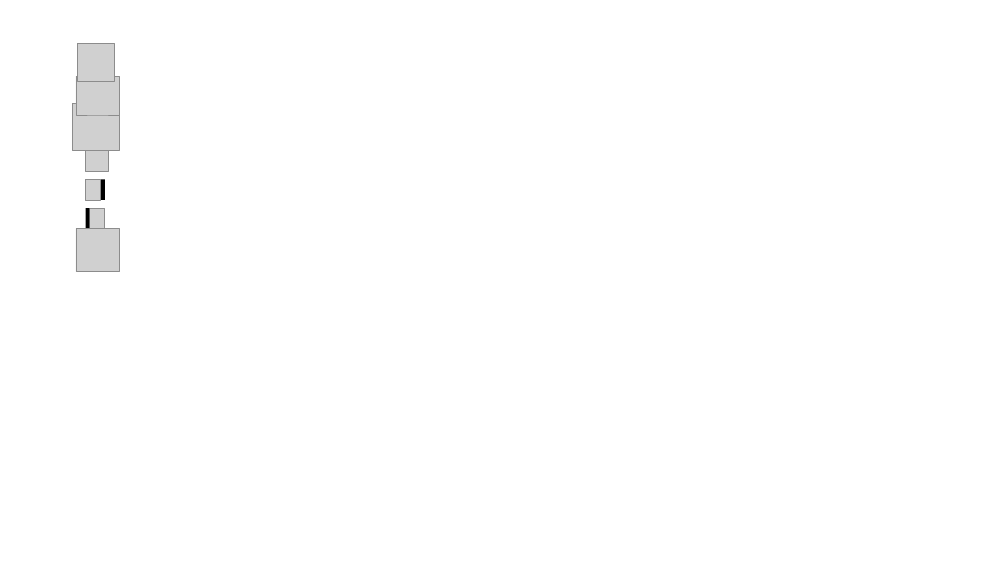
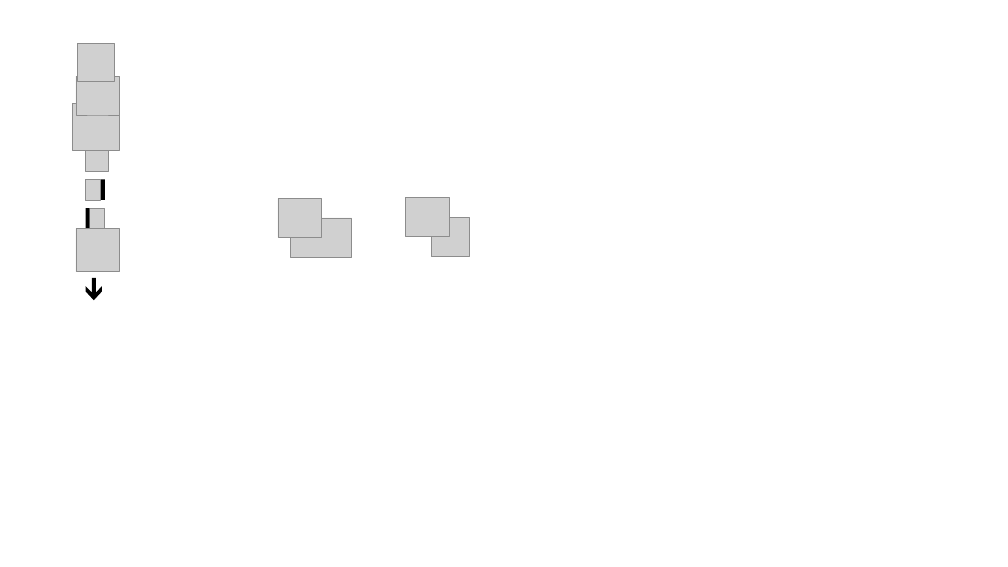
Before and after one commit to paulelong/Kramer, a slide deck: slide 4 of Prototype/Icon.pptx. Drawn at 1008x567 pixels with LibreOffice and Linux fonts; fonts in the diff are those of the drawing; grey boxes stand for pictures; background and template pictures are left out. Boxes give left, top, right and bottom in pixels: in the first picture for what was removed or moved away, otherwise in the second. Text is boxed around its words. In the diff, an @@ line names an element or a change of style, - is before the commit and + after.

Commit message:
Updated icons

```diff
--- a/Prototype/Icon.pptx
+++ b/Prototype/Icon.pptx
@@ picture added at (278, 199, 321, 237) @@
@@ picture added at (406, 198, 449, 237) @@
@@ picture added at (290, 218, 352, 258) @@
@@ picture added at (432, 218, 470, 256) @@
@@ freeform shape added at (85, 278, 102, 301), fill #000000 @@
```
